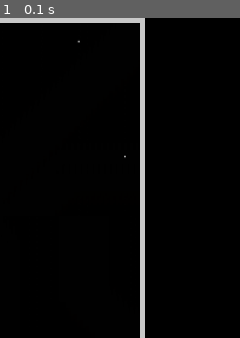
Above: before the commit, frame 1.
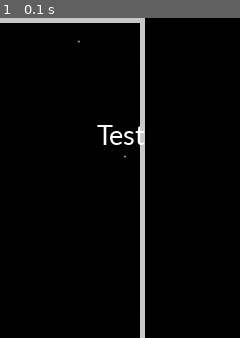
Above: after the commit, the same moment.

Repository: Hoshiiiet/pygame-Blasters
Game: pygame game, started from game.py
Same seed, same stepped clock (60 frames per second), same inputs: the game is played once before the commit and once after it.
Inputs:
- Up to frame 1 (0.1 s): no input
The pictures show only the part of the screen within x 30-80%, y 0-50%; the shares and areas given below are measured in that part.

The runs differ from the first frame. In frame 1, 0.5% of the frame differs, in the area x 40-60%, y 33-40%.

Commit message:
Test Text render

Diff:
--- a/game.py
+++ b/game.py
@@ -26,6 +26,10 @@
         self.gameSpace = GameArea(self.display)
         self.bg = pygame.image.load('misc/img/bg.png')
 
+
+        self.font = pygame.font.SysFont('calibri', 30, italic = False, bold = False)
+        self.text = self.font.render('Test render', True, (255,255,255))
+
     def run(self) -> None:
         while True:
             self.display.blit(self.bg, (0,0))
@@ -35,6 +39,8 @@
             self.plane.update((self.movement[1] - self.movement[0],
                                self.movement[3] - self.movement[2]))
             self.plane.render(self.display) ## Render the plane in the Game Space
+
+            self.display.blit(self.text,(screenWidth/2,100))
 
             for event in pygame.event.get():
                 if event.type == pygame.QUIT:
